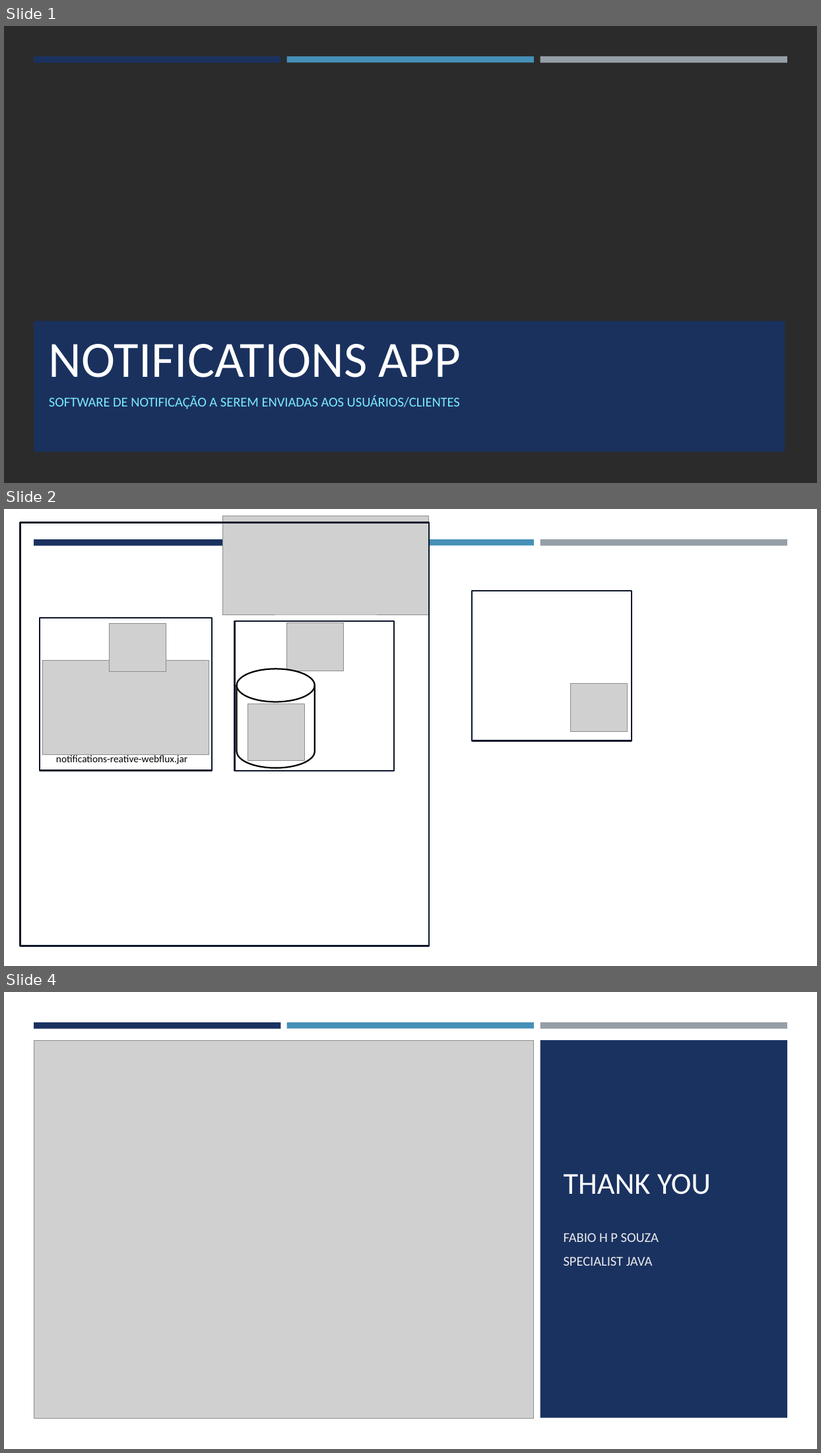
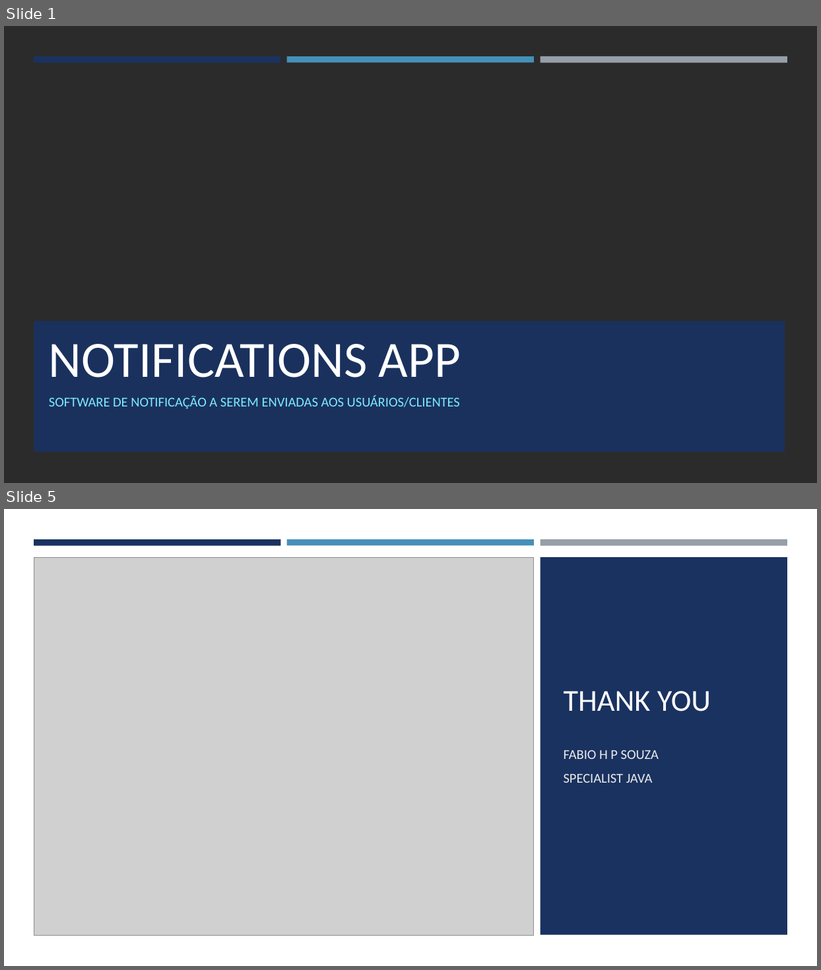
Before and after one commit to fahpsouza/notifications, a slide deck: docs/Notifications App.pptx. Shown one above the other, each under a label of ours: slides 1, 2 and 4 before the commit, slides 1 and 5 after it; the slides between them are not shown. The pictures are 821x1453 and 821x970 pixels, drawn with LibreOffice and Linux fonts; fonts in the diff are those of the drawing; grey boxes stand for pictures; background and template pictures are left out; a plain dark background stands for a picture behind light text. Boxes give left, top, right and bottom in pixels: in the first picture for what was removed or moved away, otherwise in the second. Text is boxed around its words. In the diff, an @@ line names an element or a change of style, - is before the commit and + after.

```diff
--- a/docs/Notifications App.pptx
+++ b/docs/Notifications App.pptx
@@ slide 2 removed at [4,509,817,966], background #FFFFFF @@
@@ rectangle removed at [20,522,428,947] @@
@@ picture removed at [223,516,429,615] @@
@@ rectangle removed at [34,539,281,545] @@
@@ rectangle removed at [287,539,534,545] @@
@@ rectangle removed at [540,539,787,546] @@
@@ rectangle removed at [473,591,632,741] @@
@@ group removed at [40,618,212,770]: 2 pictures, 1 rectangle, 1 text @@
-notifications-reative-webflux.jar
@@ picture removed at [571,683,628,731] @@
@@ group removed at [234,621,395,771]: 2 pictures, 1 rectangle, 1 cylinder @@
@@ what was slide 4 is now slide 5 @@
```
Also in this commit, not shown: 1 slide changed, 2 slides added, 12 other files.
